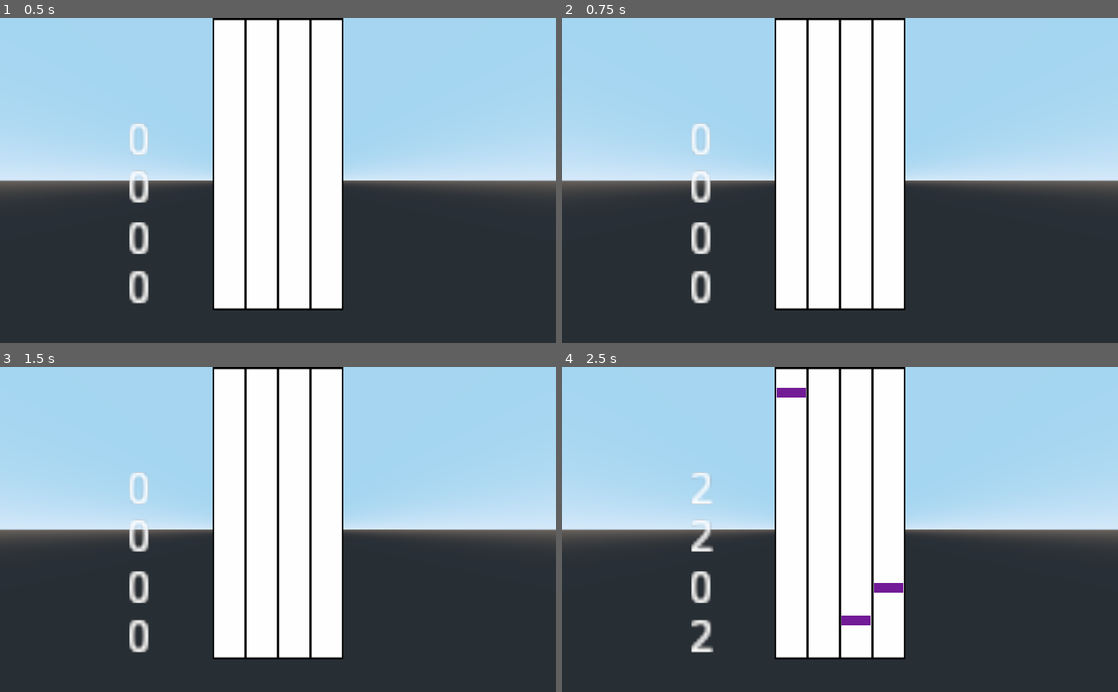
Above: before the commit, frames 1-4 (two rows, left to right).
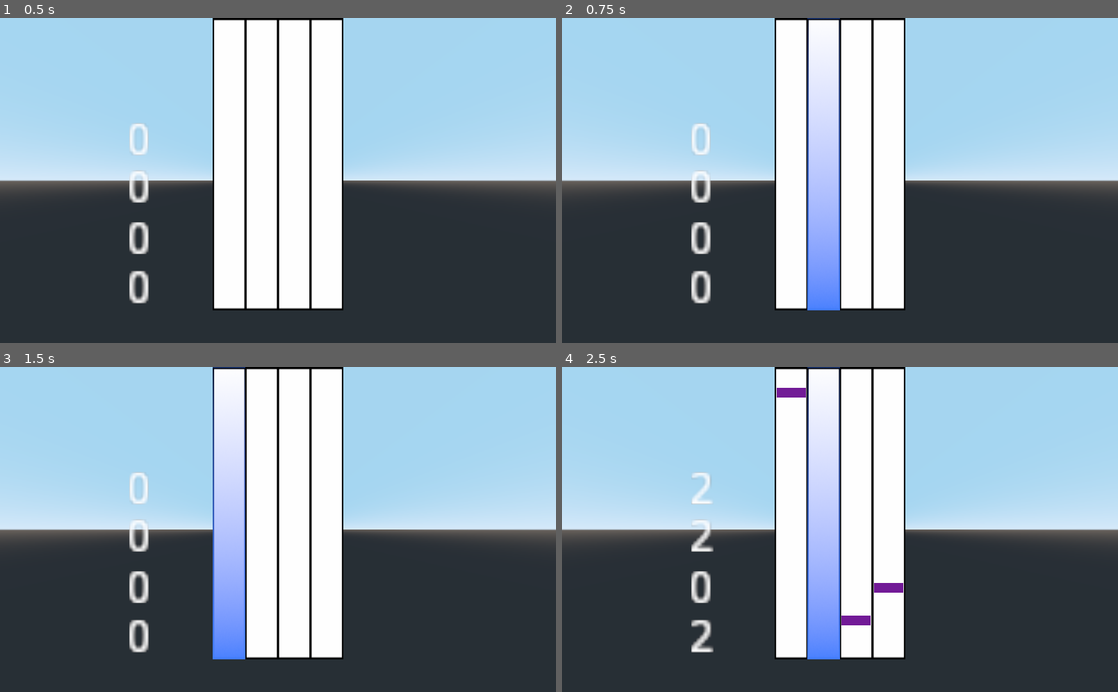
Above: after the commit, the same moments.

Repository: Xwilarg/BearJam
Game: Godot game, scene res://Scenes/Night.tscn
Same seed, same stepped clock (60 frames per second), same inputs: the game is played once before the commit and once after it. This scene is started directly instead of the project's main scene.
Inputs (mouse positions are in pixels of both pictures, inside the frame that each line leads up to):
- Up to frame 1 (0.5 s): no input
- Up to frame 2 (0.75 s): tap Enter at 0.5 s; move the mouse to (962, 164) at 0.52 s; hold D (right) from 0.53 s (still down); hold Space (action_spacebar) from 0.53 s (still down)
- Up to frame 3 (1.5 s): move the mouse to (166, 545) at 1.27 s; release D (right) at 1.28 s; release Space (action_spacebar) at 1.28 s; hold S (backward) from 1.28 s (still down); tap Space (action_spacebar) at 1.35 s
- Up to frame 4 (2.5 s): move the mouse to (895, 458) at 2.02 s; release S (backward) at 2.03 s; hold D (right) from 2.03 s (still down); hold Space (action_spacebar) from 2.03 s (still down)

Frame 1 is identical in both runs. In frame 2, 4.3% of the frame differs, in the area x 44-50%, y 0-90%; in frame 3, 4.3%; in frame 4, 4.3%.

Commit message:
Improve display when note pressed

Diff:
--- a/Scenes/Night.tscn
+++ b/Scenes/Night.tscn
@@ -1,7 +1,8 @@
-[gd_scene load_steps=4 format=2]
+[gd_scene load_steps=5 format=2]
 
 [ext_resource path="res://UI/WhiteBar.png" type="Texture" id=1]
 [ext_resource path="res://Scripts/Night.gd" type="Script" id=2]
+[ext_resource path="res://UI/Gradient.png" type="Texture" id=3]
 
 [sub_resource type="BoxShape" id=1]
 
@@ -13,21 +14,41 @@
 projection = 1
 size = 10.0
 
-[node name="RedLane" type="Sprite3D" parent="."]
+[node name="Line1" type="Sprite3D" parent="."]
 transform = Transform( 1, 0, 0, 0, 1.8, 0, 0, 0, 1, -1.5, 5.5, -2.362 )
 texture = ExtResource( 1 )
 
-[node name="RedLane2" type="Sprite3D" parent="."]
+[node name="DisplayLine" type="Sprite3D" parent="Line1"]
+transform = Transform( 1, 0, 0, 0, 1, 0, 0, 0, 1, 0, 0, 0.0365937 )
+visible = false
+texture = ExtResource( 3 )
+
+[node name="Line2" type="Sprite3D" parent="."]
 transform = Transform( 1, 0, 0, 0, 1.8, 0, 0, 0, 1, -0.5, 5.5, -2.362 )
 texture = ExtResource( 1 )
 
-[node name="RedLane3" type="Sprite3D" parent="."]
+[node name="DisplayLine" type="Sprite3D" parent="Line2"]
+transform = Transform( 1, 0, 0, 0, 1, 0, 0, 0, 1, 0, 0, 0.0390255 )
+visible = false
+texture = ExtResource( 3 )
+
+[node name="Line3" type="Sprite3D" parent="."]
 transform = Transform( 1, 0, 0, 0, 1.8, 0, 0, 0, 1, 0.5, 5.5, -2.362 )
 texture = ExtResource( 1 )
 
-[node name="RedLane4" type="Sprite3D" parent="."]
+[node name="DisplayLine" type="Sprite3D" parent="Line3"]
+transform = Transform( 1, 0, 0, 0, 1, 0, 0, 0, 1, 0, 0, 0.0390255 )
+visible = false
+texture = ExtResource( 3 )
+
+[node name="Line4" type="Sprite3D" parent="."]
 transform = Transform( 1, 0, 0, 0, 1.8, 0, 0, 0, 1, 1.5, 5.5, -2.362 )
 texture = ExtResource( 1 )
+
+[node name="DisplayLine" type="Sprite3D" parent="Line4"]
+transform = Transform( 1, 0, 0, 0, 1, 0, 0, 0, 1, 0, 0, 0.0390255 )
+visible = false
+texture = ExtResource( 3 )
 
 [node name="Miss Area" type="Area" parent="."]
 transform = Transform( 1, 0, 0, 0, 1, 0, 0, 0, 1, 0, -0.448635, -1.45142 )
--- a/Scripts/Night.gd
+++ b/Scripts/Night.gd
@@ -7,6 +7,8 @@
 var best_combo = 0;
 var rng: RandomNumberGenerator = RandomNumberGenerator.new()
 
+var linesDisplay: Array
+
 enum Pattern { Single, Stair, Ladder }
 
 var patternProg: int
@@ -14,6 +16,9 @@
 var patternArray: Array
 const notePrefab = preload("../Scenes/Note.tscn")
 var timer = 1
+
+func _ready():
+	linesDisplay = [ $Line1/DisplayLine, $Line2/DisplayLine, $Line3/DisplayLine, $Line4/DisplayLine ]
 
 func getPatternArray(pattern: int) -> Array:
 	if pattern == Pattern.Single:
@@ -56,6 +61,19 @@
 	$ComboLabel.text = str(combo);
 	$BestComboLabel.text = str(best_combo);
 
+func _input(event):
+	if event is InputEventKey:
+		if event.pressed:
+			for y in 4:
+				if Input.is_action_just_pressed("Line_" + str(y)):
+					linesDisplay[y].visible = true
+					break
+		else:
+			for y in 4:
+				if Input.is_action_just_released("Line_" + str(y)):
+					linesDisplay[y].visible = false
+					break
+
 func check_note(zone, score):
 	var notes = zone.get_overlapping_bodies();
 
Binary file added: UI/Gradient.png
Not shown, added: UI/Gradient.png.import
